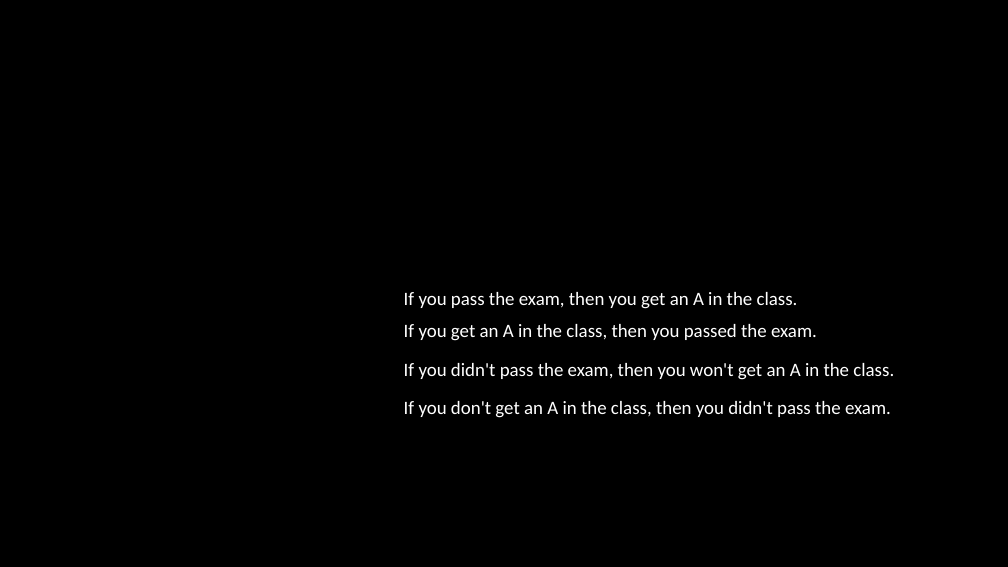
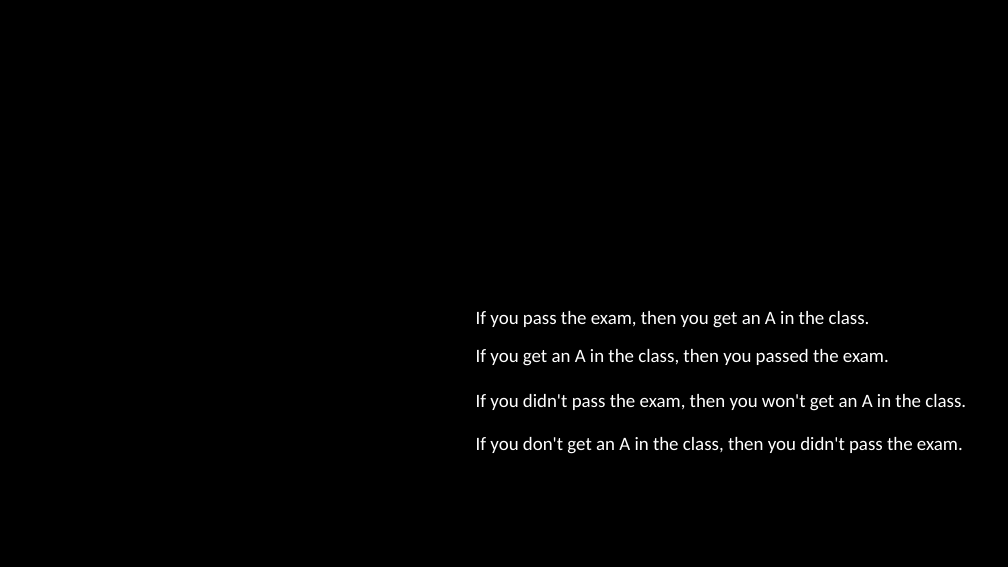
Before and after one commit to BroClements/CSE-280-Discrete-Mathmatics, a slide deck: slide 14 of CSE280Wk1Day3.pptx. Drawn at 1008x567 pixels with LibreOffice and Linux fonts; fonts in the diff are those of the drawing; grey boxes stand for pictures. Boxes give left, top, right and bottom in pixels: in the first picture for what was removed or moved away, otherwise in the second. Text is boxed around its words. In the diff, an @@ line names an element or a change of style, - is before the commit and + after.

Commit message:
Slide Updates Win 2024

```diff
--- a/CSE280Wk1Day3.pptx
+++ b/CSE280Wk1Day3.pptx
@@ text "If you pass the exam, ...": place and size @@
-text "If you pass the exam, ..." at (404, 292, 798, 309)
+text "If you pass the exam, ..." at (476, 311, 870, 328)
@@ text "If you get an A ...": place and size @@
-text "If you get an A ..." at (404, 324, 817, 341)
+text "If you get an A ..." at (476, 349, 889, 366)
@@ text "If you didn't pass the ...": place and size @@
-text "If you didn't pass the ..." at (404, 363, 894, 380)
+text "If you didn't pass the ..." at (476, 394, 966, 411)
@@ text "If you don't get an ...": place and size @@
-text "If you don't get an ..." at (404, 401, 891, 418)
+text "If you don't get an ..." at (476, 437, 963, 454)
```
Also in this commit, not shown: 2 other slides changed, 6 other files.
